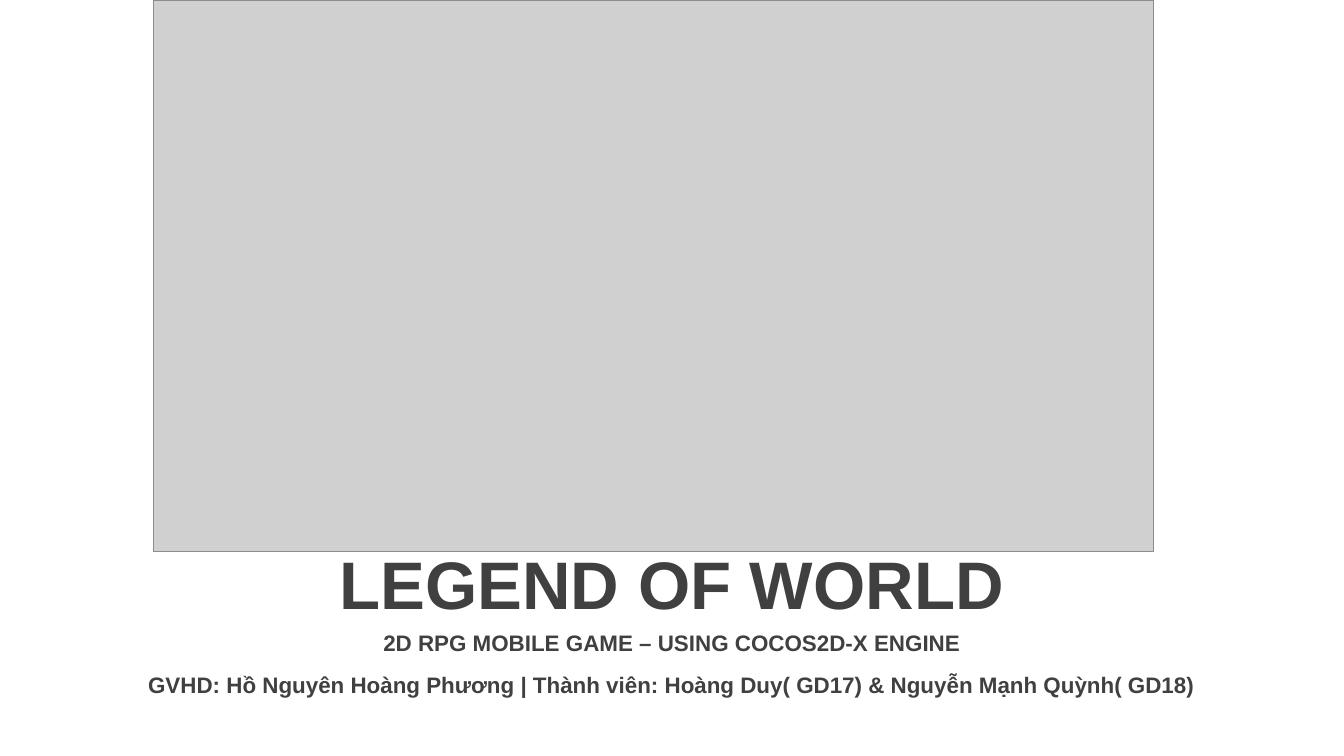
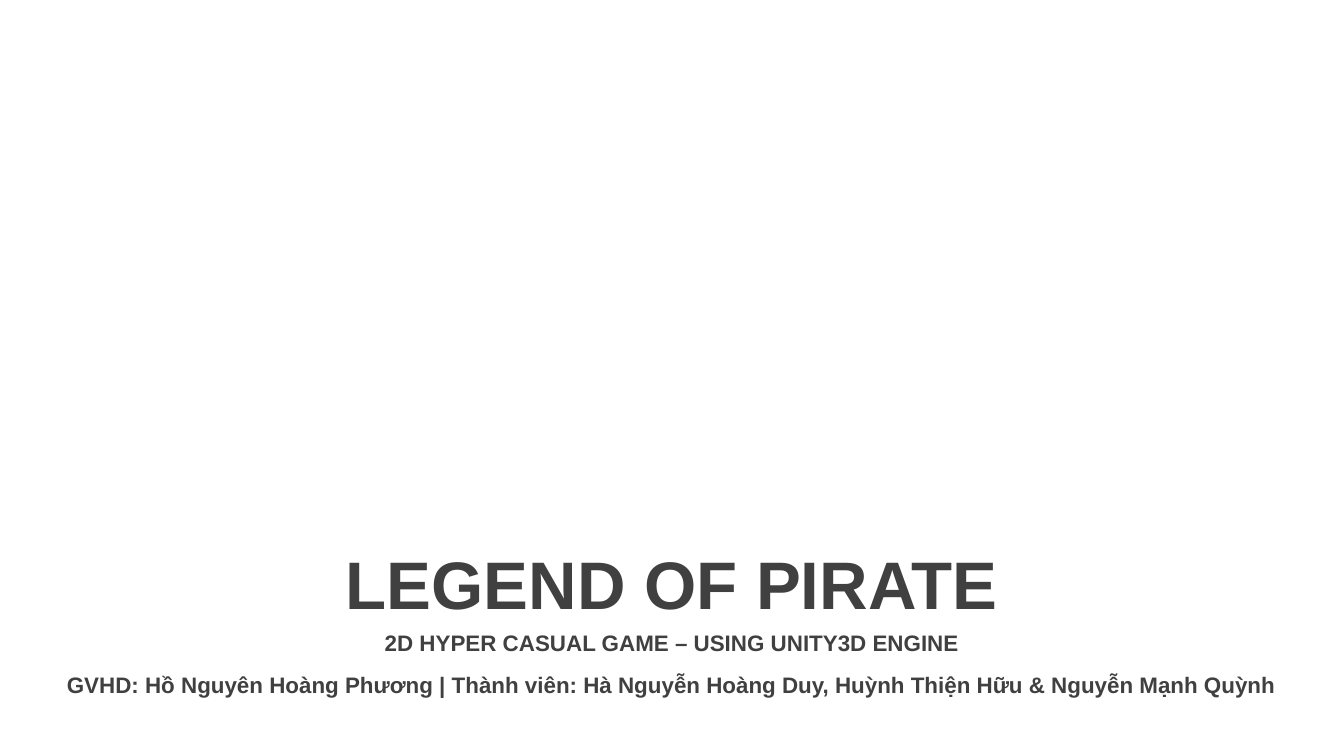
Before and after one commit to chicken-developer/legend-of-pirate, a slide deck: slide 1 of documents/Slide.pptx. Drawn at 1344x756 pixels with LibreOffice and Linux fonts; fonts in the diff are those of the drawing; grey boxes stand for pictures; background and template pictures are left out. Boxes give left, top, right and bottom in pixels: in the first picture for what was removed or moved away, otherwise in the second. Text is boxed around its words. In the diff, an @@ line names an element or a change of style, - is before the commit and + after.

```diff
--- a/documents/Slide.pptx
+++ b/documents/Slide.pptx
@@ picture removed at (153,0,1153,551) @@
@@ text at (346,562,997,610): text changed @@
-LEGEND OF WORLD
+LEGEND OF PIRATE
@@ text at (385,635,959,652): text changed @@
-2D RPG MOBILE GAME – USING COCOS2D-X ENGINE
+2D HYPER CASUAL GAME – USING UNITY3D ENGINE
@@ text at (67,676,1275,698): text changed @@
-GVHD: Hồ Nguyên Hoàng Phương | Thành viên: Hoàng Duy( GD17) & Nguyễn Mạnh Quỳnh( GD18)
+GVHD: Hồ Nguyên Hoàng Phương | Thành viên: Hà Nguyễn Hoàng Duy, Huỳnh Thiện Hữu & Nguyễn Mạnh Quỳnh
```
Also in this commit, not shown: 4 other slides changed, 1 other file.
